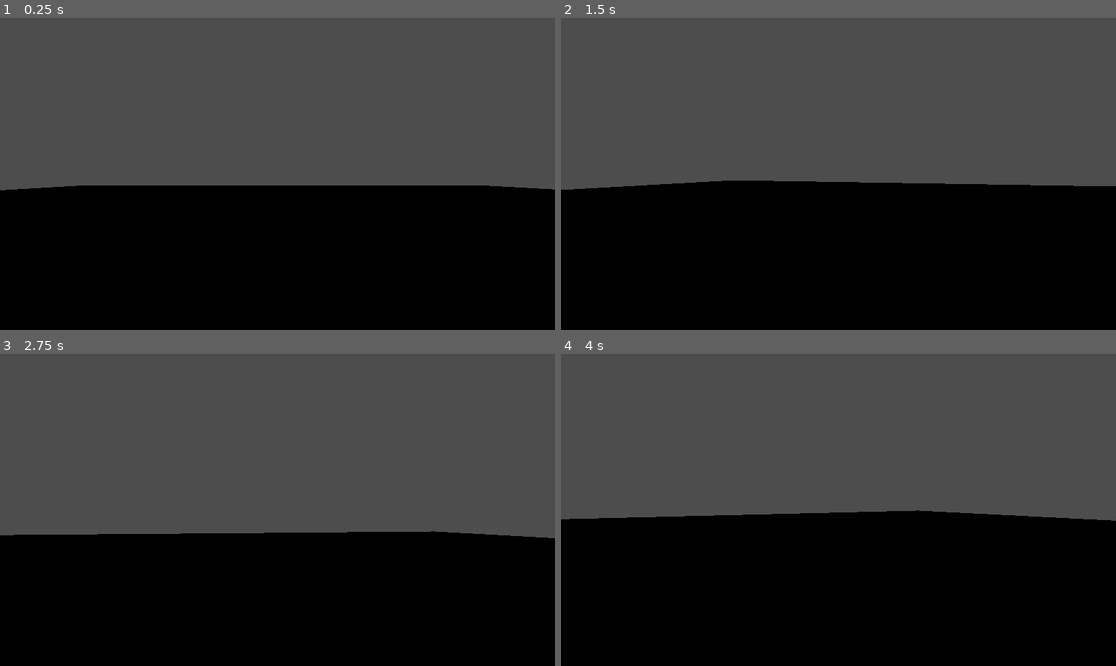
Above: before the commit, frames 1-4 (two rows, left to right).
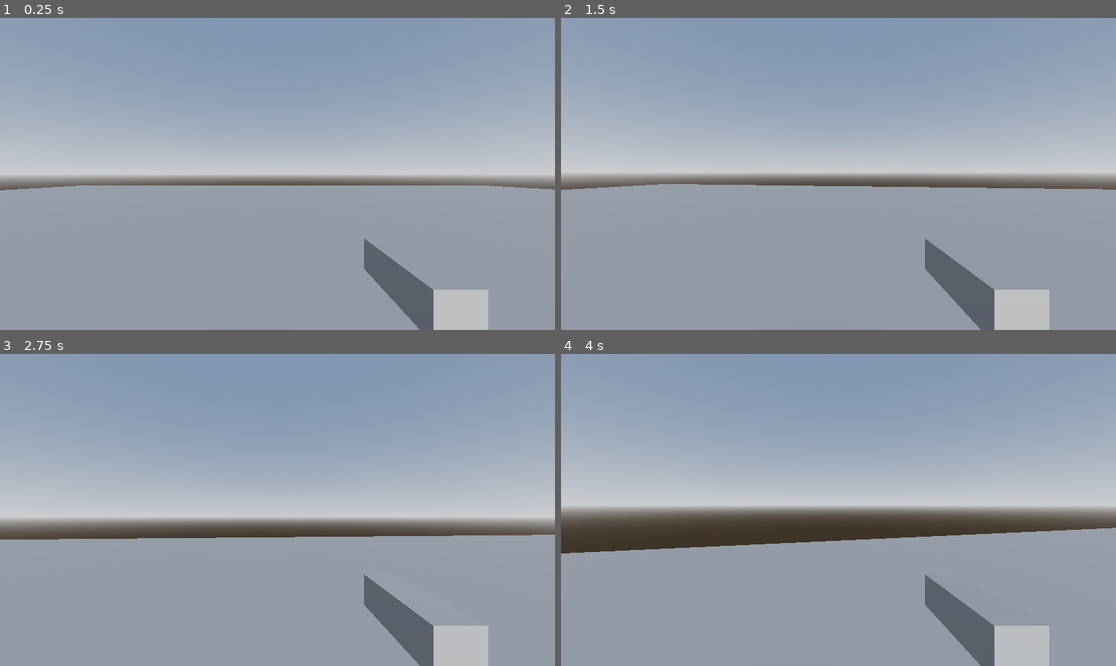
Above: after the commit, the same moments.

Repository: rsrasmu2/Brackeys2025
Game: Godot game, scene res://assets/test_environment/test_environment.tscn
Two runs of this game, one before a commit and one after it. Both use one fixed random seed, a clock stepped at 60 frames per second and the inputs below. This scene is started directly instead of the project's main scene.
Inputs (mouse positions are in pixels of both pictures, inside the frame that each line leads up to):
- Up to frame 1 (0.25 s): no input
- Up to frame 2 (1.5 s): tap Enter at 0.5 s; move the mouse to (866, 174) at 0.52 s; press the mouse at (866, 174) at 0.53 s; hold W (move_forward, bound only after the commit) from 0.53 s (still down); tap Space at 1.25 s; move the mouse to (810, 174) at 1.27 s; release the mouse at (810, 174) at 1.28 s; click (810, 174) at 1.35 s
- Up to frame 3 (2.75 s): keep holding W (move_forward, bound only after the commit); move the mouse to (288, 503) at 2.02 s; press the mouse at (288, 503) at 2.03 s
- Up to frame 4 (4 s): keep holding W (move_forward, bound only after the commit); move the mouse to (832, 516) at 2.77 s; release the mouse at (832, 516) at 2.78 s; click (832, 516) at 2.85 s; move the mouse to (877, 513) at 3.52 s; press the mouse at (877, 513) at 3.53 s

The runs differ from the first frame. In frame 1, 100% of the frame differs, in the area x 0-100%, y 0-100%; in frame 2, 100%; in frame 3, 98%; in frame 4, 100%.

Commit message:
Add basic locomotion

Diff:
--- a/assets/player/mouse_rotation.gd
+++ b/assets/player/mouse_rotation.gd
@@ -1,12 +1,16 @@
+class_name MouseRotation
 extends Node
 
-@export var mouse_sensitivity: float = 0.005
+@export var mouse_sensitivity: float = 0.003
 
 @export var min_x_rotation: float = -60
 @export var max_x_rotation: float = 60
 
 @export var horizontal_rotator: Node3D
 @export var vertical_rotator: Node3D
+
+@onready var _min_x_rad: float = deg_to_rad(min_x_rotation)
+@onready var _max_x_rad: float = deg_to_rad(max_x_rotation)
 
 func _ready() -> void:
 	Input.mouse_mode = Input.MOUSE_MODE_CAPTURED
@@ -19,9 +23,11 @@
 	if event.is_action_pressed("refocus_game") and Input.mouse_mode == Input.MOUSE_MODE_VISIBLE:
 		Input.mouse_mode = Input.MOUSE_MODE_CAPTURED
 
+	# Handle mouse movement
 	if event is not InputEventMouseMotion:
 		return
 
 	horizontal_rotator.rotate_y(-event.relative.x * mouse_sensitivity)
-	var target_vertical_rotation: float = clamp(vertical_rotator.rotation.x - event.relative.y * mouse_sensitivity, min_x_rotation, max_x_rotation)
-	vertical_rotator.rotate_x(target_vertical_rotation - vertical_rotator.rotation.x)
+	var target_vertical_rotation: float = clamp(vertical_rotator.rotation.x - event.relative.y * mouse_sensitivity, _min_x_rad, _max_x_rad)
+	print(str(vertical_rotator.rotation.x) + " vs " + str(target_vertical_rotation))
+	vertical_rotator.rotation.x = target_vertical_rotation
--- /dev/null
+++ b/assets/player/player.gd
@@ -0,0 +1,12 @@
+class_name Player
+extends CharacterBody3D
+
+const SPEED: float = 5.0
+const JUMP_VELOCITY: float = 4.5
+
+func _physics_process(delta: float) -> void:
+	move_and_slide()
+
+func set_horizontal_velocity(direction: Vector2) -> void:
+	velocity.x = direction.x * SPEED
+	velocity.z = direction.y * SPEED
--- a/assets/player/player.tscn
+++ b/assets/player/player.tscn
@@ -1,6 +1,8 @@
-[gd_scene load_steps=4 format=3 uid="uid://4hdasq5m51u7"]
+[gd_scene load_steps=6 format=3 uid="uid://4hdasq5m51u7"]
 
 [ext_resource type="Script" uid="uid://d0djxk6bebcvl" path="res://assets/player/mouse_rotation.gd" id="1_d6veg"]
+[ext_resource type="Script" uid="uid://dmbr33yr2d1ck" path="res://assets/player/player.gd" id="1_v2miy"]
+[ext_resource type="Script" uid="uid://saiatjsdyypn" path="res://assets/player/player_movement.gd" id="2_h6syq"]
 
 [sub_resource type="BoxMesh" id="BoxMesh_d6veg"]
 size = Vector3(0.2, 0.2, 0.6)
@@ -8,6 +10,7 @@
 [sub_resource type="CapsuleShape3D" id="CapsuleShape3D_hgb4b"]
 
 [node name="Player" type="CharacterBody3D"]
+script = ExtResource("1_v2miy")
 
 [node name="Camera3D" type="Camera3D" parent="."]
 transform = Transform3D(1, 0, 0, 0, 1, 0, 0, 0, 1, -0.67, 1.43, 0)
@@ -25,3 +28,7 @@
 script = ExtResource("1_d6veg")
 horizontal_rotator = NodePath("..")
 vertical_rotator = NodePath("../Camera3D")
+
+[node name="PlayerMovement" type="Node" parent="." node_paths=PackedStringArray("target")]
+script = ExtResource("2_h6syq")
+target = NodePath("..")
--- /dev/null
+++ b/assets/player/player_movement.gd
@@ -0,0 +1,9 @@
+class_name PlayerMovement
+extends Node
+
+@export var target: Player
+
+func _process(delta: float) -> void:
+	var direction: Vector2 = Input.get_vector("move_left", "move_right", "move_forward", "move_backward")
+	direction = direction.rotated(-target.rotation.y)
+	target.set_horizontal_velocity(direction)
--- a/assets/test_environment/test_environment.tscn
+++ b/assets/test_environment/test_environment.tscn
@@ -1,6 +1,18 @@
-[gd_scene load_steps=4 format=3 uid="uid://ded8e20c4hvx3"]
+[gd_scene load_steps=7 format=3 uid="uid://ded8e20c4hvx3"]
 
 [ext_resource type="PackedScene" uid="uid://4hdasq5m51u7" path="res://assets/player/player.tscn" id="1_bgy8f"]
+
+[sub_resource type="ProceduralSkyMaterial" id="ProceduralSkyMaterial_bgy8f"]
+sky_horizon_color = Color(0.662243, 0.671743, 0.686743, 1)
+ground_horizon_color = Color(0.662243, 0.671743, 0.686743, 1)
+
+[sub_resource type="Sky" id="Sky_ih0re"]
+sky_material = SubResource("ProceduralSkyMaterial_bgy8f")
+
+[sub_resource type="Environment" id="Environment_qfl10"]
+background_mode = 2
+sky = SubResource("Sky_ih0re")
+tonemap_mode = 2
 
 [sub_resource type="BoxMesh" id="BoxMesh_gt7mp"]
 size = Vector3(50, 1, 50)
@@ -9,6 +21,9 @@
 size = Vector3(50, 1, 50)
 
 [node name="TestEnvironment" type="Node3D"]
+
+[node name="WorldEnvironment" type="WorldEnvironment" parent="."]
+environment = SubResource("Environment_qfl10")
 
 [node name="MeshInstance3D" type="MeshInstance3D" parent="."]
 transform = Transform3D(1, 0, 0, 0, 1, 0, 0, 0, 1, 0, -0.5, 0)
@@ -20,3 +35,6 @@
 shape = SubResource("BoxShape3D_bgy8f")
 
 [node name="Player" parent="." instance=ExtResource("1_bgy8f")]
+
+[node name="DirectionalLight3D" type="DirectionalLight3D" parent="."]
+transform = Transform3D(0.910548, -0.286032, 0.298477, 0.191446, 0.931666, 0.308783, -0.366403, -0.224019, 0.903086, 0, 0, 0)
--- a/project.godot
+++ b/project.godot
@@ -39,6 +39,26 @@
 "events": [Object(InputEventMouseButton,"resource_local_to_scene":false,"resource_name":"","device":-1,"window_id":0,"a …(253 unchanged characters)…
 ]
 }
+move_left={
+"deadzone": 0.2,
+"events": [Object(InputEventKey,"resource_local_to_scene":false,"resource_name":"","device":-1,"window_id":0,"alt_pressed":false,"shift_pressed":false,"ctrl_pressed":false,"meta_pressed":false,"pressed":false,"keycode":0,"physical_keycode":65,"key_label":0,"unicode":97,"location":0,"echo":false,"script":null)
+]
+}
+move_right={
+"deadzone": 0.2,
+"events": [Object(InputEventKey,"resource_local_to_scene":false,"resource_name":"","device":-1,"window_id":0,"alt_pressed":false,"shift_pressed":false,"ctrl_pressed":false,"meta_pressed":false,"pressed":false,"keycode":0,"physical_keycode":68,"key_label":0,"unicode":101,"location":0,"echo":false,"script":null)
+]
+}
+move_forward={
+"deadzone": 0.2,
+"events": [Object(InputEventKey,"resource_local_to_scene":false,"resource_name":"","device":-1,"window_id":0,"alt_pressed":false,"shift_pressed":false,"ctrl_pressed":false,"meta_pressed":false,"pressed":false,"keycode":0,"physical_keycode":87,"key_label":0,"unicode":44,"location":0,"echo":false,"script":null)
+]
+}
+move_backward={
+"deadzone": 0.2,
+"events": [Object(InputEventKey,"resource_local_to_scene":false,"resource_name":"","device":-1,"window_id":0,"alt_pressed":false,"shift_pressed":false,"ctrl_pressed":false,"meta_pressed":false,"pressed":false,"keycode":0,"physical_keycode":83,"key_label":0,"unicode":111,"location":0,"echo":false,"script":null)
+]
+}
 
 [physics]
 
Not shown, added: assets/player/player.gd.uid
Not shown, added: assets/player/player_movement.gd.uid
